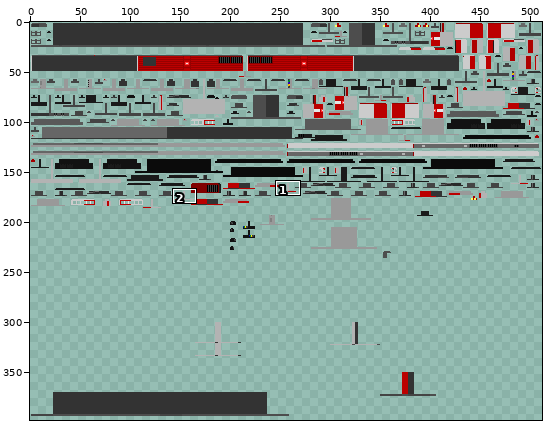
File history of a sprite sheet, src/main/resources/assets/wwcp/textures/locomotive/Diesel/MZ/MzIV/MzIVDBCSC.png. The first picture is a wide view before the edit; the outline marks the close-up.
Close-up. Before:
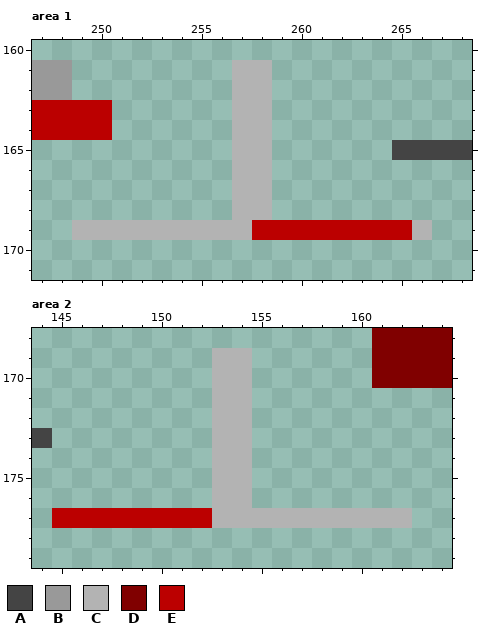
The file is 512x512 pixels. Colours within 5 levels of each other are drawn and written as one. Shown: area 1: x 247..268, y 160..171; area 2: x 144..164, y 168..179. The wide view leaves out empty margins. The commit also changed other parts of the picture, which this record leaves out.
Palette (. is transparent): A #444444  B #999999  C #b3b3b3  D #800000  E #bb0000
Pixels before, area 1, first column x 247:
161 BB........CC..........
162 BB........CC..........
163 EEEE......CC..........
164 EEEE......CC..........
165 ..........CC......AAAA
166 ..........CC..........
167 ..........CC..........
168 ..........CC..........
169 ..CCCCCCCCCEEEEEEEEC..
Pixels before, area 2, first column x 144:
168 .................DDDD
169 .........CC......DDDD
170 .........CC......DDDD
171 .........CC..........
172 .........CC..........
173 A........CC..........
174 .........CC..........
175 .........CC..........
176 .........CC..........
177 .EEEEEEEECCCCCCCCCC..
After the commit:
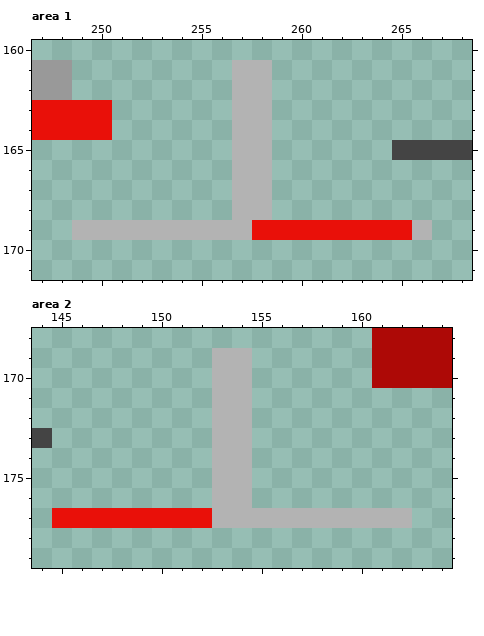
The exact change:
colour D: #800000 -> #ad0906
colour E: #bb0000 -> #e91009
Changed places in both close-ups, as pixel boxes (x1, y1, x2, y2):
changed: (32, 100, 112, 140)
changed: (252, 220, 412, 240)
changed: (372, 328, 452, 388)
changed: (52, 508, 212, 528)
